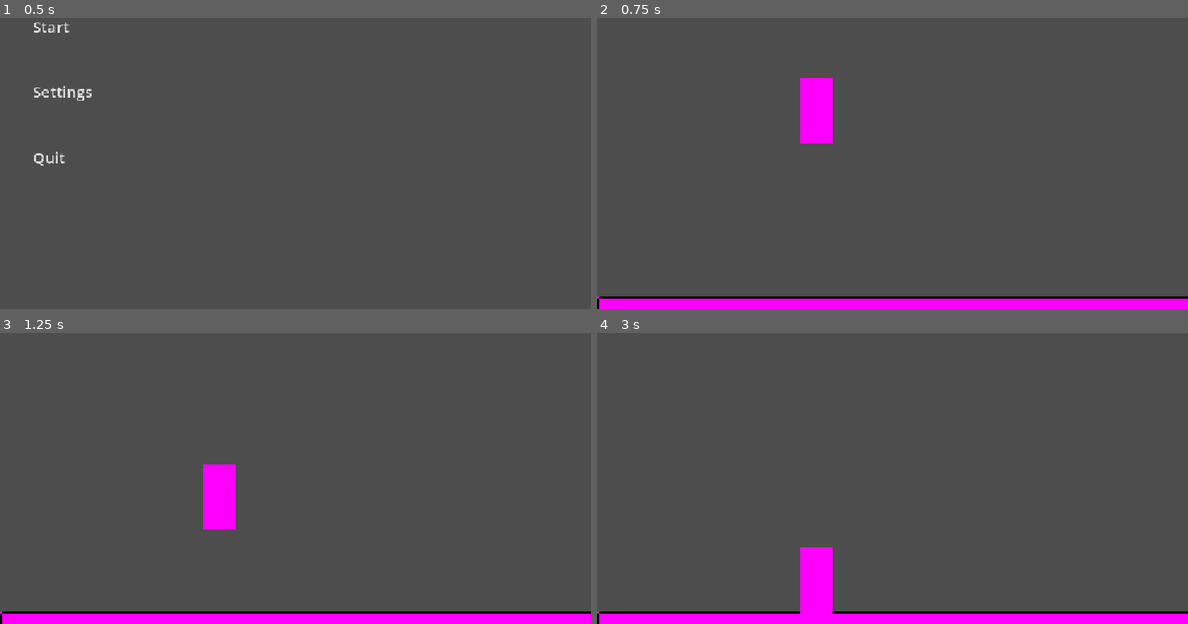
Above: before the commit, frames 1-4 (two rows, left to right).
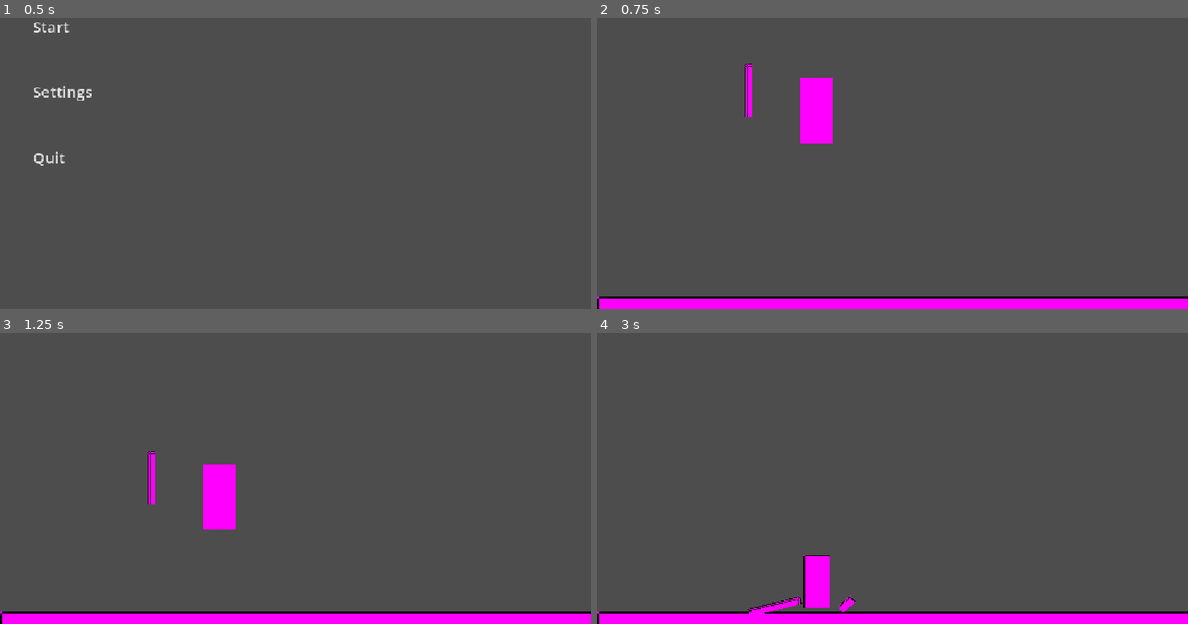
Above: after the commit, the same moments.

Repository: UnvaryBulb/Quas_craft-the_game
Game: Godot game, scene res://scenes/menu.tscn
Same seed, same stepped clock (60 frames per second), same inputs: the game is played once before the commit and once after it.
Inputs (mouse positions are in pixels of both pictures, inside the frame that each line leads up to):
- Up to frame 1 (0.5 s): no input
- Up to frame 2 (0.75 s): click "Start" at 0.5 s
- Up to frame 3 (1.25 s): no input
- Up to frame 4 (3 s): move the mouse to (815, 501) at 1.27 s; click (815, 501) at 1.42 s; move the mouse to (774, 475) at 2.02 s; click (774, 475) at 2.17 s; move the mouse to (951, 385) at 2.77 s; click (951, 385) at 2.92 s

Frame 1 is identical in both runs. In frame 2, 0.2% of the frame differs, in the area x 25-27%, y 15-35%; in frame 3, 0.2%; in frame 4, 0.8%, in the area x 25-44%, y 73-97%.

Commit message:
UPGRADE: KNIFE AND SLICE

Diff:
--- a/quas-craft/scenes/Bread.tscn
+++ b/quas-craft/scenes/Bread.tscn
@@ -1,8 +1,10 @@
 [gd_scene format=3 uid="uid://bm5u755mm7md4"]
 
 [ext_resource type="Script" uid="uid://dy5k0og8nnepf" path="res://scripts/bread.gd" id="1_v31ev"]
+[ext_resource type="PackedScene" uid="uid://btrlx5egbeos2" path="res://scenes/breadslice.tscn" id="2_7ysu2"]
 
 [sub_resource type="PhysicsMaterial" id="PhysicsMaterial_tt1r7"]
+bounce = 0.2
 
 [sub_resource type="RectangleShape2D" id="RectangleShape2D_18m3x"]
 size = Vector2(64, 128)
@@ -15,6 +17,8 @@
 input_pickable = true
 physics_material_override = SubResource("PhysicsMaterial_tt1r7")
 script = ExtResource("1_v31ev")
+slice_scene = ExtResource("2_7ysu2")
+final_slice_scene = ExtResource("2_7ysu2")
 
 [node name="CollisionShape2D" type="CollisionShape2D" parent="." unique_id=935711717]
 shape = SubResource("RectangleShape2D_18m3x")
--- /dev/null
+++ b/quas-craft/scenes/breadslice.tscn
@@ -0,0 +1,19 @@
+[gd_scene format=3 uid="uid://btrlx5egbeos2"]
+
+[ext_resource type="Script" uid="uid://ukxwr0ngoqhf" path="res://scripts/breadslice.gd" id="1_a4eve"]
+
+[sub_resource type="RectangleShape2D" id="RectangleShape2D_cncb8"]
+size = Vector2(16, 32)
+
+[sub_resource type="PlaceholderTexture2D" id="PlaceholderTexture2D_cncb8"]
+size = Vector2(16, 32)
+
+[node name="slice" type="RigidBody2D" unique_id=577184731]
+input_pickable = true
+script = ExtResource("1_a4eve")
+
+[node name="CollisionShape2D" type="CollisionShape2D" parent="." unique_id=1676340397]
+shape = SubResource("RectangleShape2D_cncb8")
+
+[node name="Sprite2D" type="Sprite2D" parent="." unique_id=1020387431]
+texture = SubResource("PlaceholderTexture2D_cncb8")
--- a/quas-craft/scenes/game.tscn
+++ b/quas-craft/scenes/game.tscn
@@ -1,6 +1,7 @@
 [gd_scene format=3 uid="uid://cxy050yrle583"]
 
 [ext_resource type="PackedScene" uid="uid://bm5u755mm7md4" path="res://scenes/Bread.tscn" id="1_uwrxv"]
+[ext_resource type="PackedScene" uid="uid://o44bfnddaind" path="res://scenes/knife.tscn" id="2_yqjtg"]
 
 [sub_resource type="RectangleShape2D" id="RectangleShape2D_cncb8"]
 size = Vector2(1153, 21)
@@ -8,6 +9,9 @@
 [sub_resource type="PlaceholderTexture2D" id="PlaceholderTexture2D_cncb8"]
 resource_name = "32"
 size = Vector2(1150, 24)
+
+[sub_resource type="RectangleShape2D" id="RectangleShape2D_tt1r7"]
+size = Vector2(38, 1561)
 
 [node name="Node2D" type="Node2D" unique_id=1565968776]
 
@@ -23,3 +27,20 @@
 
 [node name="Bread" parent="." unique_id=2128048116 instance=ExtResource("1_uwrxv")]
 position = Vector2(427, 252)
+pull_strength = null
+air_resistance = null
+max_speed = null
+min_cut_speed = null
+
+[node name="Walls" type="StaticBody2D" parent="." unique_id=1827850368]
+
+[node name="CollisionShape2D" type="CollisionShape2D" parent="Walls" unique_id=1435038164]
+position = Vector2(-16, -155.5)
+shape = SubResource("RectangleShape2D_tt1r7")
+
+[node name="CollisionShape2D2" type="CollisionShape2D" parent="Walls" unique_id=1068465375]
+position = Vector2(1179, -137)
+shape = SubResource("RectangleShape2D_tt1r7")
+
+[node name="knife" parent="." unique_id=322766014 instance=ExtResource("2_yqjtg")]
+position = Vector2(296, 217)
--- /dev/null
+++ b/quas-craft/scenes/knife.tscn
@@ -0,0 +1,36 @@
+[gd_scene format=3 uid="uid://o44bfnddaind"]
+
+[ext_resource type="Script" uid="uid://3x5hr1u0l3od" path="res://scripts/knife.gd" id="1_ufhdc"]
+[ext_resource type="Script" uid="uid://dyhqgpmfwu67c" path="res://scripts/bladearea.gd" id="2_syuqf"]
+
+[sub_resource type="PhysicsMaterial" id="PhysicsMaterial_srw2c"]
+
+[sub_resource type="PlaceholderTexture2D" id="PlaceholderTexture2D_cncb8"]
+size = Vector2(9, 44)
+
+[sub_resource type="RectangleShape2D" id="RectangleShape2D_gv56d"]
+size = Vector2(8, 104)
+
+[sub_resource type="RectangleShape2D" id="RectangleShape2D_18m3x"]
+size = Vector2(8, 64)
+
+[node name="knife" type="RigidBody2D" unique_id=322766014]
+input_pickable = true
+physics_material_override = SubResource("PhysicsMaterial_srw2c")
+script = ExtResource("1_ufhdc")
+
+[node name="Sprite2D" type="Sprite2D" parent="." unique_id=1762800065]
+position = Vector2(0, -3.9999976)
+scale = Vector2(1.6666666, 2.3636365)
+texture = SubResource("PlaceholderTexture2D_cncb8")
+
+[node name="gripcol" type="CollisionShape2D" parent="." unique_id=1475950923]
+position = Vector2(-4, -4)
+shape = SubResource("RectangleShape2D_gv56d")
+
+[node name="bladearea" type="Area2D" parent="." unique_id=301222721]
+script = ExtResource("2_syuqf")
+
+[node name="CollisionShape2D" type="CollisionShape2D" parent="bladearea" unique_id=952438345]
+position = Vector2(4, -24)
+shape = SubResource("RectangleShape2D_18m3x")
--- /dev/null
+++ b/quas-craft/scripts/bladearea.gd
@@ -0,0 +1,11 @@
+extends Area2D
+
+# Подключаем сигнал в редакторе или через код
+func _ready():
+	body_entered.connect(_on_body_entered)
+
+func _on_body_entered(body: Node2D):
+	# Проверяем, что это хлеб (добавь хлеб в группу "bread")
+	if body.is_in_group("bread"):
+		# Передаем управление хлебу
+		body.try_cut(self.get_parent())
--- a/quas-craft/scripts/bread.gd
+++ b/quas-craft/scripts/bread.gd
@@ -4,24 +4,76 @@
 @export var pull_strength: float = 60.0   # Сила "магнита". Чем МЕНЬШЕ, тем ТЯЖЕЛЕЕ объект.
 @export var air_resistance: float = 4.0   # Трение в воздухе. Гасит раскачивание.
 @export var max_speed: float = 1200.0     # Максимальная скорость (чтобы физика не ломалась)
-
+@export var slice_scene: PackedScene
+@export var min_cut_speed: float = 150.0
+@export var max_cuts: int = 6
+@export var final_slice_scene: PackedScene
 var is_grabbed: bool = false
 var grab_offset: Vector2 = Vector2.ZERO   # Точка, за которую мы схватили объект
-
+var is_being_cut: bool = false
+var cut_cooldown: float = 0.0
+var cut_count: int = 0
 func _ready():
+	add_to_group("bread")
 	# Подключаем сигнал клика по самому объекту
 	# ВАЖНО: У RigidBody2D должен быть CollisionShape2D, иначе клик не сработает!
 	self.input_event.connect(_on_input_event)
-
+func _unhandled_input(event):
+	if event is InputEventMouseButton:
+		if event.button_index == MOUSE_BUTTON_LEFT and not event.pressed:
+			# ЛКМ отпущена где угодно на экране
+			if is_grabbed:
+				stop_grab()
 # Функция обработки клика мыши по объекту
 func _on_input_event(viewport, event, shape_idx):
 	if event is InputEventMouseButton:
 		if event.button_index == MOUSE_BUTTON_LEFT:
 			if event.pressed:
 				start_grab(event.position) # event.position - это глобальные координаты клика
-			else:
-				stop_grab()
+func try_cut(knife: RigidBody2D):
+	if cut_cooldown > 0:
+		return
+	if knife.linear_velocity.length() < min_cut_speed:
+		return
+	cut_count += 1
+	_execute_cut(knife)
 
+func _execute_cut(knife: RigidBody2D):
+	cut_cooldown = 0.5
+	if cut_count >= max_cuts:
+		_spawn_final_slice(knife)
+		queue_free()  # Удаляем текущий хлеб
+		return
+
+	# Обычный разрез - спавним кусочек
+	if slice_scene:
+		var slice = slice_scene.instantiate()
+		get_parent().add_child(slice)
+		slice.global_position = global_position + Vector2(40, -20)
+		slice.linear_velocity = knife.linear_velocity * 0.8
+		slice.angular_velocity = randf_range(-5, 5)
+
+	var tween = create_tween()
+	var sprite = get_node("Sprite2D")
+	if sprite:
+		tween.tween_property(sprite, "scale", sprite.scale * 0.8, 0.2)
+	var col_shape = get_node("CollisionShape2D")
+	if col_shape and col_shape.shape is RectangleShape2D:
+		tween.tween_property(col_shape.shape, "size", col_shape.shape.size * 0.8, 0.2)
+
+	apply_impulse(Vector2(-20, -10))
+	print("Хлеб разрезан!")
+func _spawn_final_slice(knife: RigidBody2D):
+	# Спавним финальный кусочек
+	if final_slice_scene:
+		var final_slice = final_slice_scene.instantiate()
+		get_parent().add_child(final_slice)
+		final_slice.global_position = global_position
+		final_slice.linear_velocity = knife.linear_velocity * 0.5
+		final_slice.angular_velocity = randf_range(-3, 3)
+		print("Хлеб превратился в финальный кусочек!")
+	else:
+		print("ОШИБКА: Не назначена финальная сцена кусочка!")
 # Начинаем брать объект
 func start_grab(global_click_pos: Vector2):
 	is_grabbed = true
@@ -40,6 +92,8 @@
 	gravity_scale = 1.0 # Возвращаем нормальный вес
 
 func _physics_process(delta):
+	if cut_cooldown > 0:
+		cut_cooldown -= delta
 	if is_grabbed:
 		var global_grab_offset = grab_offset.rotated(rotation)
 		# Куда мы хотим притянуть объект (позиция мыши минус смещение захвата)
--- /dev/null
+++ b/quas-craft/scripts/breadslice.gd
@@ -0,0 +1,64 @@
+extends RigidBody2D
+
+# --- НАСТРОЙКИ ВЕСА И УПРУГОСТИ (Настраивай в Инспекторе!) ---
+@export var pull_strength: float = 70.0   # Сила "магнита". Чем МЕНЬШЕ, тем ТЯЖЕЛЕЕ объект.
+@export var air_resistance: float = 4.0   # Трение в воздухе. Гасит раскачивание.
+@export var max_speed: float = 1200.0     # Максимальная скорость (чтобы физика не ломалась)
+
+var is_grabbed: bool = false
+var grab_offset: Vector2 = Vector2.ZERO   # Точка, за которую мы схватили объект
+
+func _ready():
+	# Подключаем сигнал клика по самому объекту
+	# ВАЖНО: У RigidBody2D должен быть CollisionShape2D, иначе клик не сработает!
+	self.input_event.connect(_on_input_event)
+func _unhandled_input(event):
+	if event is InputEventMouseButton:
+		if event.button_index == MOUSE_BUTTON_LEFT and not event.pressed:
+			# ЛКМ отпущена где угодно на экране
+			if is_grabbed:
+				stop_grab()
+# Функция обработки клика мыши по объекту
+func _on_input_event(viewport, event, shape_idx):
+	if event is InputEventMouseButton:
+		if event.button_index == MOUSE_BUTTON_LEFT:
+			if event.pressed:
+				start_grab(event.position) # event.position - это глобальные координаты клика
+
+# Начинаем брать объект
+func start_grab(global_click_pos: Vector2):
+	is_grabbed = true
+	sleeping = false # Будим объект, если он "уснул"
+
+	# Вычисляем точку захвата в ЛОКАЛЬНЫХ координатах объекта.
+	# Это то самое "место, за которое мы беремся"!
+	grab_offset = to_local(global_click_pos)
+
+	# Чуть снижаем гравитацию, чтобы таскать было удобнее, но вес оставался
+	gravity_scale = 0.3
+
+# Отпускаем объект
+func stop_grab():
+	is_grabbed = false
+	gravity_scale = 1.0 # Возвращаем нормальный вес
+
+func _physics_process(delta):
+	if is_grabbed:
+		var global_grab_offset = grab_offset.rotated(rotation)
+		# Куда мы хотим притянуть объект (позиция мыши минус смещение захвата)
+		var target_pos = get_global_mouse_position() - global_grab_offset
+
+		# Вектор направления от центра объекта к цели
+		var pull_vector = target_pos - global_position
+		# МАГИЯ ФИЗИКИ:
+		# apply_force(сила, точка_приложения).
+		# Мы прикладываем силу не к центру, а к точке захвата (grab_offset).
+		# Из-за этого объект будет естественно вращаться и болтаться!
+		apply_force(pull_vector * pull_strength, global_grab_offset)
+
+		# Искусственное трение, чтобы объект не летал как бешеный
+		linear_velocity *= (1.0 - air_resistance * delta)
+		angular_velocity *= (1.0 - air_resistance * delta)
+
+		# Ограничиваем скорость, иначе при резком рывке мыши физика сойдет с ума
+		linear_velocity = linear_velocity.limit_length(max_speed)
--- /dev/null
+++ b/quas-craft/scripts/knife.gd
@@ -0,0 +1,64 @@
+extends RigidBody2D
+
+# --- НАСТРОЙКИ ВЕСА И УПРУГОСТИ (Настраивай в Инспекторе!) ---
+@export var pull_strength: float = 50.0   # Сила "магнита". Чем МЕНЬШЕ, тем ТЯЖЕЛЕЕ объект.
+@export var air_resistance: float = 4.0   # Трение в воздухе. Гасит раскачивание.
+@export var max_speed: float = 1200.0     # Максимальная скорость (чтобы физика не ломалась)
+
+var is_grabbed: bool = false
+var grab_offset: Vector2 = Vector2.ZERO   # Точка, за которую мы схватили объект
+
+func _ready():
+	# Подключаем сигнал клика по самому объекту
+	# ВАЖНО: У RigidBody2D должен быть CollisionShape2D, иначе клик не сработает!
+	self.input_event.connect(_on_input_event)
+func _unhandled_input(event):
+	if event is InputEventMouseButton:
+		if event.button_index == MOUSE_BUTTON_LEFT and not event.pressed:
+			# ЛКМ отпущена где угодно на экране
+			if is_grabbed:
+				stop_grab()
+# Функция обработки клика мыши по объекту
+func _on_input_event(viewport, event, shape_idx):
+	if event is InputEventMouseButton:
+		if event.button_index == MOUSE_BUTTON_LEFT:
+			if event.pressed:
+				start_grab(event.position) # event.position - это глобальные координаты клика
+
+# Начинаем брать объект
+func start_grab(global_click_pos: Vector2):
+	is_grabbed = true
+	sleeping = false # Будим объект, если он "уснул"
+
+	# Вычисляем точку захвата в ЛОКАЛЬНЫХ координатах объекта.
+	# Это то самое "место, за которое мы беремся"!
+	grab_offset = to_local(global_click_pos)
+
+	# Чуть снижаем гравитацию, чтобы таскать было удобнее, но вес оставался
+	gravity_scale = 0.3
+
+# Отпускаем объект
+func stop_grab():
+	is_grabbed = false
+	gravity_scale = 1.0 # Возвращаем нормальный вес
+
+func _physics_process(delta):
+	if is_grabbed:
+		var global_grab_offset = grab_offset.rotated(rotation)
+		# Куда мы хотим притянуть объект (позиция мыши минус смещение захвата)
+		var target_pos = get_global_mouse_position() - global_grab_offset
+
+		# Вектор направления от центра объекта к цели
+		var pull_vector = target_pos - global_position
+		# МАГИЯ ФИЗИКИ:
+		# apply_force(сила, точка_приложения).
+		# Мы прикладываем силу не к центру, а к точке захвата (grab_offset).
+		# Из-за этого объект будет естественно вращаться и болтаться!
+		apply_force(pull_vector * pull_strength, global_grab_offset)
+
+		# Искусственное трение, чтобы объект не летал как бешеный
+		linear_velocity *= (1.0 - air_resistance * delta)
+		angular_velocity *= (1.0 - air_resistance * delta)
+
+		# Ограничиваем скорость, иначе при резком рывке мыши физика сойдет с ума
+		linear_velocity = linear_velocity.limit_length(max_speed)
Not shown, added: quas-craft/scripts/bladearea.gd.uid
Not shown, added: quas-craft/scripts/breadslice.gd.uid
Not shown, added: quas-craft/scripts/knife.gd.uid
